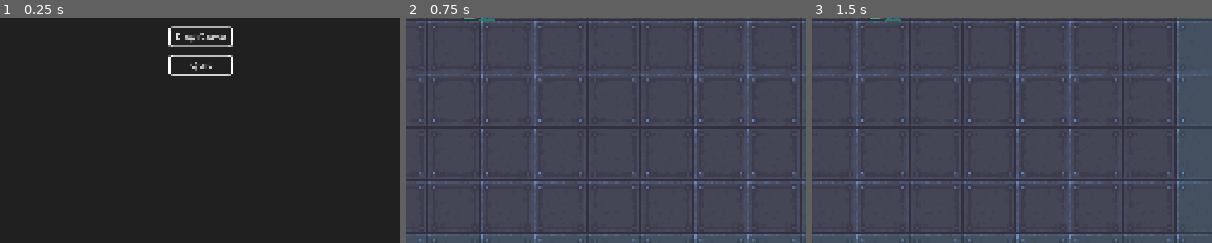
Above: before the commit, frames 1-3 (left to right).
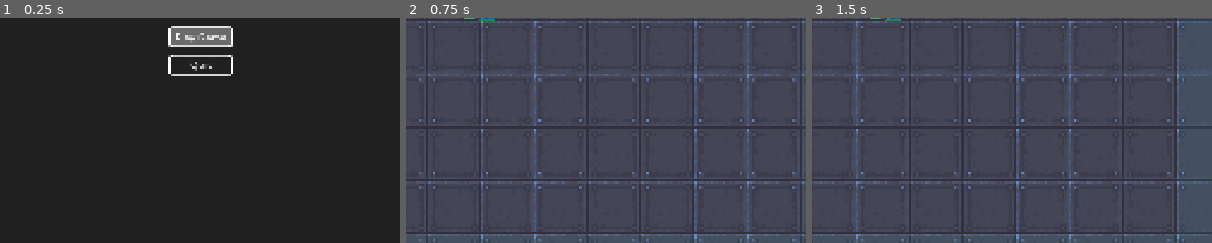
Above: after the commit, the same moments.

Repository: jcronenberg/hackweek-survivor
Game: Godot game, scene res://src/menu/menu.tscn
Same seed, same stepped clock (60 frames per second), same inputs: the game is played once before the commit and once after it.
Inputs:
- Up to frame 1 (0.25 s): no input
- Up to frame 2 (0.75 s): click "Play Game" at 0.5 s
- Up to frame 3 (1.5 s): tap Enter at 1.25 s; hold Right (ui_right) from 1.28 s (still down)
The pictures show only the part of the screen within x 41-91%, y 49-99%; the shares and areas given below are measured in that part.

The runs differ from the first frame. In frame 1, 1.4% of the frame differs, in the area x 42-59%, y 3-13%; in frame 2, nothing differs; in frame 3, nothing differs.

Commit message:
Make ui navigatable with keys

Diff:
--- a/src/menu/menu.gd
+++ b/src/menu/menu.gd
@@ -1,6 +1,10 @@
 extends Control
 
 const GAME = preload("uid://dgo4jknqxinhf")
+
+
+func _ready() -> void:
+	%PlayButton.grab_focus()
 
 
 func _on_play_button_pressed() -> void:
--- a/src/menu/menu.tscn
+++ b/src/menu/menu.tscn
@@ -67,6 +67,7 @@
 theme_override_constants/separation = 24
 
 [node name="PlayButton" type="Button" parent="VBoxContainer/HBoxContainer/MarginContainer/VBoxContainer/CenterContainer/VBoxContainer"]
+unique_name_in_owner = true
 layout_mode = 2
 theme_override_font_sizes/font_size = 24
 text = "Play Game"
--- a/src/ui/ui.gd
+++ b/src/ui/ui.gd
@@ -18,12 +18,15 @@
 func set_game_over(state: bool) -> void:
 	%GameOverLabel.visible = state
 	%Menu.visible = state
+	if state:
+		%MenuButton.grab_focus()
 
 
 func _input(event: InputEvent) -> void:
 	if event.is_action_pressed("ui_cancel"):
 		paused = not paused
 		%Menu.visible = paused
+		%MenuButton.grab_focus()
 		get_tree().paused = paused
 
 
--- a/src/ui/ui.tscn
+++ b/src/ui/ui.tscn
@@ -71,6 +71,7 @@
 text = "Game over"
 
 [node name="MenuButton" type="Button" parent="Menu/CenterContainer/VBoxContainer"]
+unique_name_in_owner = true
 layout_mode = 2
 size_flags_horizontal = 4
 text = "Return to menu"
